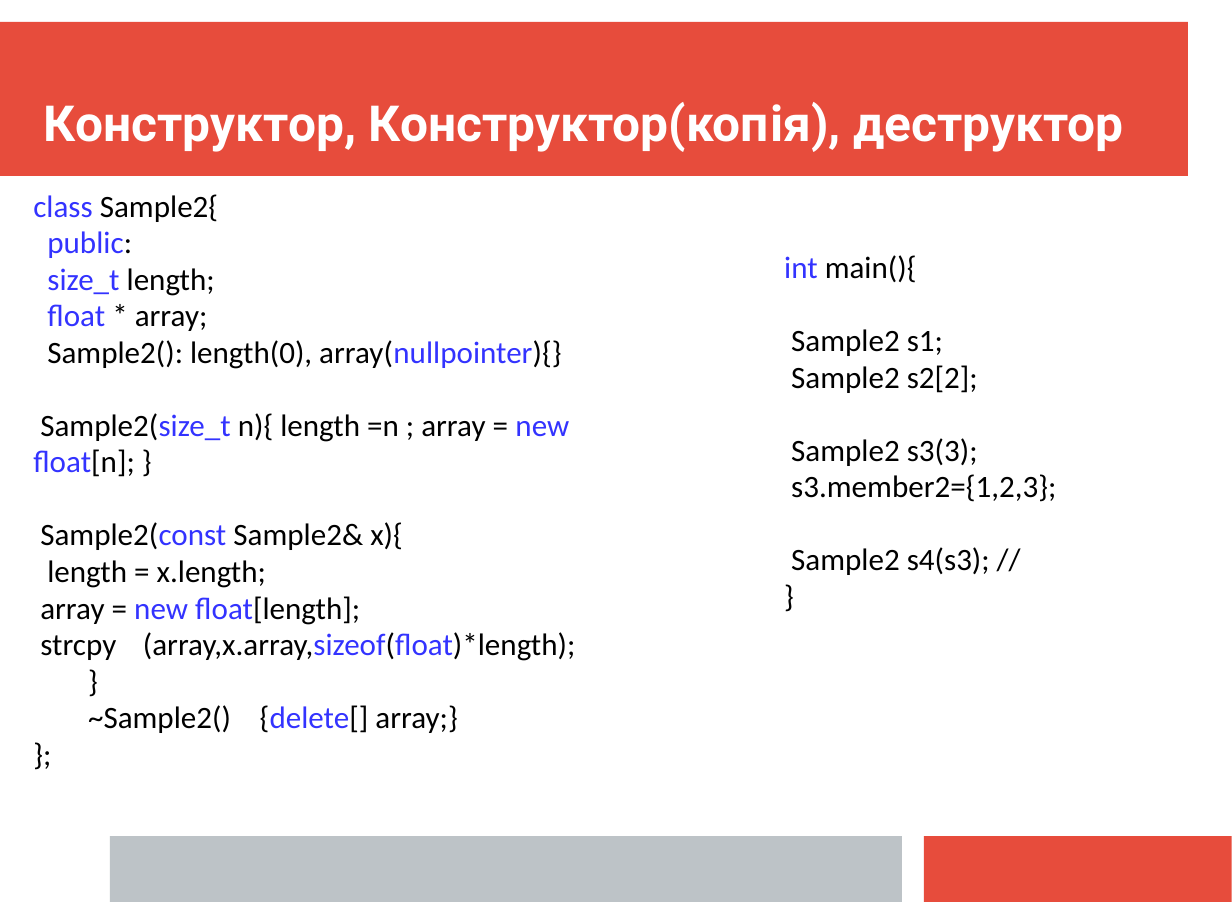
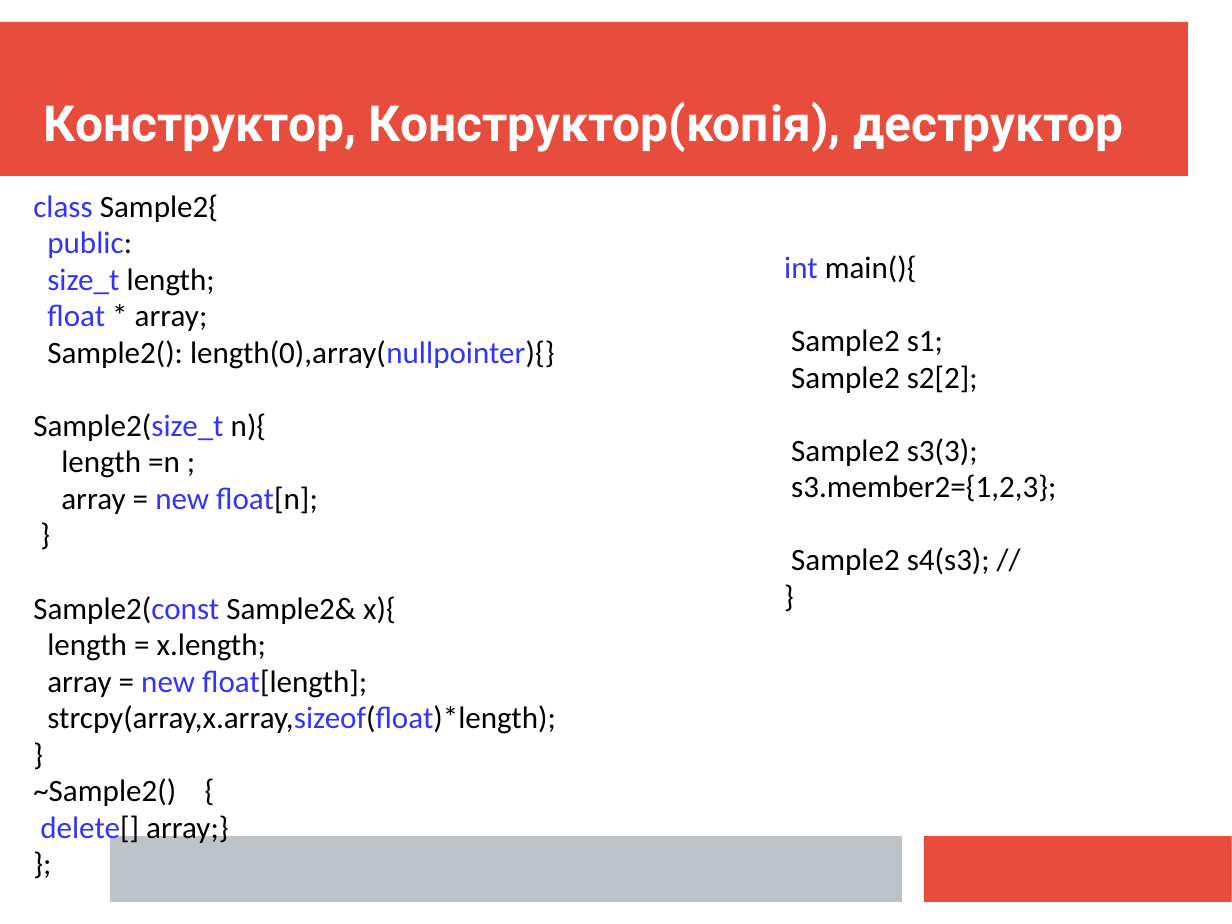
Before and after one commit to mecchmatProjects/CppCourse, a slide deck: slide 14 of Lect08/CppTutorUkr8.ppt. Drawn at 1232x924 pixels with LibreOffice and Linux fonts; fonts in the diff are those of the drawing. Boxes give left, top, right and bottom in pixels: in the first picture for what was removed or moved away, otherwise in the second. Text is boxed around its words. In the diff, an @@ line names an element or a change of style, - is before the commit and + after.

Commit message:
some fixes to slides

```diff
--- a/Lect08/CppTutorUkr8.ppt
+++ b/Lect08/CppTutorUkr8.ppt
@@ text at (x1=33, y1=340, x2=555, y2=514): text changed @@
-Sample2(): length(0), array(nullpointer){}
-Sample2(size_t n){ length =n ; array = new float[n]; }
+Sample2(): length(0),array(nullpointer){}
+Sample2(size_t n){
+length =n ;
+array = new float[n];
+}
@@ text at (x1=47, y1=705, x2=556, y2=734): text changed @@
-strcpy (array,x.array,sizeof(float)*length);
+strcpy(array,x.array,sizeof(float)*length);
@@ text at (x1=33, y1=778, x2=176, y2=806): text changed @@
-~Sample2() {delete[] array;}
+~Sample2() {
+delete[] array;}
```
Also in this commit, not shown: 9 other slides changed, 1 slide removed, 3 other files.
